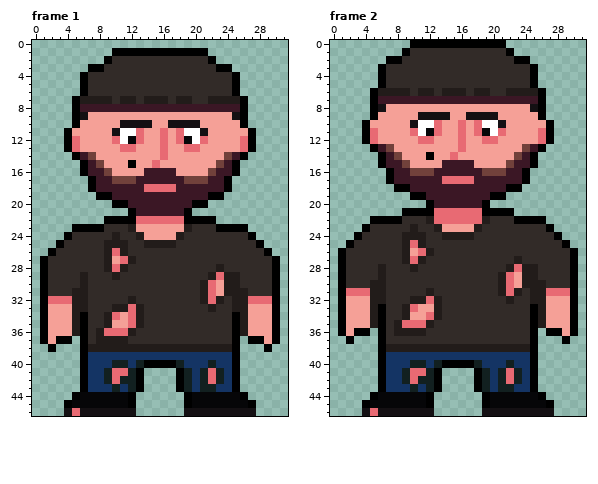
A pixel-art file gets an edit: Assets/Characters/Chicao/Chicao.aseprite. The picture above was drawn from the file before the commit.
32x47 pixels, 12 frames. Shown: frame 1, frame 2. The commit also changed other frames, which this record leaves out.
After the commit:
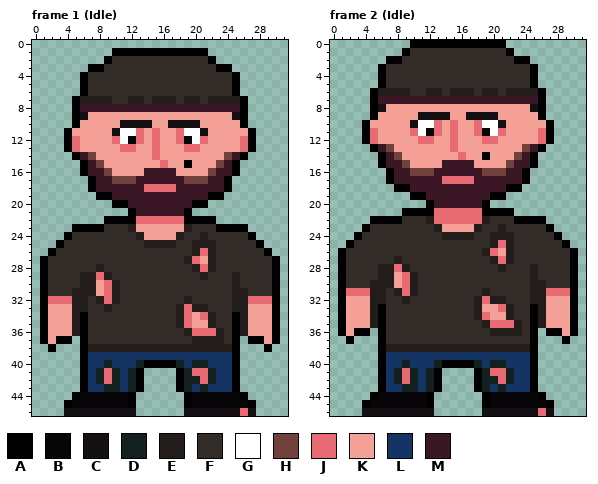
Palette (. is transparent): A #000000  B #060608  C #141013  D #122020  E #221c1a  F #322b28  G #ffffff  H #71413b  J #e86a73  K #f5a097  L #143464  M #3b1725
What changed:
layer "Clothes" removed
layer "Hair" removed
layer "Hat" removed
Changed rows in their new state; - is an unchanged pixel.
Frame 1 (Idle):
first column x 11:
 7 F-EF--EF-E
first column x 12:
11 ---JK---
12 ---JK---
13 ---JK---
14 ---JK---
15 K--KJ--A
first column x 5:
24 -----F----------E-----
25 ----FFF--------EEE----
26 ----FFF--------EJE----
27 ----FFFF------EJKE----
28 ---EFFF--------EJEF---
29 --EJEF----------EFFF--
30 --EKJE----------FFFF--
31 --EKJE----------FFFF--
32 ---EJE-F------E-FFF---
33 ----EFFFF----EJEEF----
34 ----FFFFF----EJKJE----
35 ----FFFFF----EJKKE----
36 ---FFFFF------EJJJE---
37 ---FFFF--------EEEE---
40 ----DLL--------DDL----
41 ---DJDL--------JJDL---
42 ---DJDL--------DJDL---
43 ----D------------L----
46 C--------------------J
Frame 2 (Idle):
first column x 11:
 6 F-EF--EF-E
first column x 12:
10 ---JK---
11 ---JK---
12 ---JK---
13 ---JK---
14 K--KJ--A
first column x 7:
23 ---F----------E---
24 --FFF--------EEE--
25 --FFF--------EJE--
26 --FFFF------EJKE--
27 -EFFF--------EJEF-
28 EJEF----------EFFF
29 EKJE----------FFFF
30 EKJE----------FFFF
31 -EJE-F------E-FFF-
32 --EFFFF----EJEEF--
33 --FFFFF----EKKJE--
34 --FFFFF----EJKKE--
35 -FFFFF------EJJJE-
36 -FFFF--------EEEE-
first column x 5:
40 ----DLL--------DDL----
41 ---DJDL--------JJDL---
42 ---DJDL--------DJDL---
43 ----D------------L----
46 C--------------------J
Pixel boxes of the changes (left, top, right, bottom) in both pictures:
changed: (120, 96, 200, 168)
changed: (72, 232, 144, 416)
changed: (176, 232, 248, 416)
changed: (418, 88, 498, 160)
changed: (370, 224, 442, 416)
changed: (474, 224, 546, 416)
